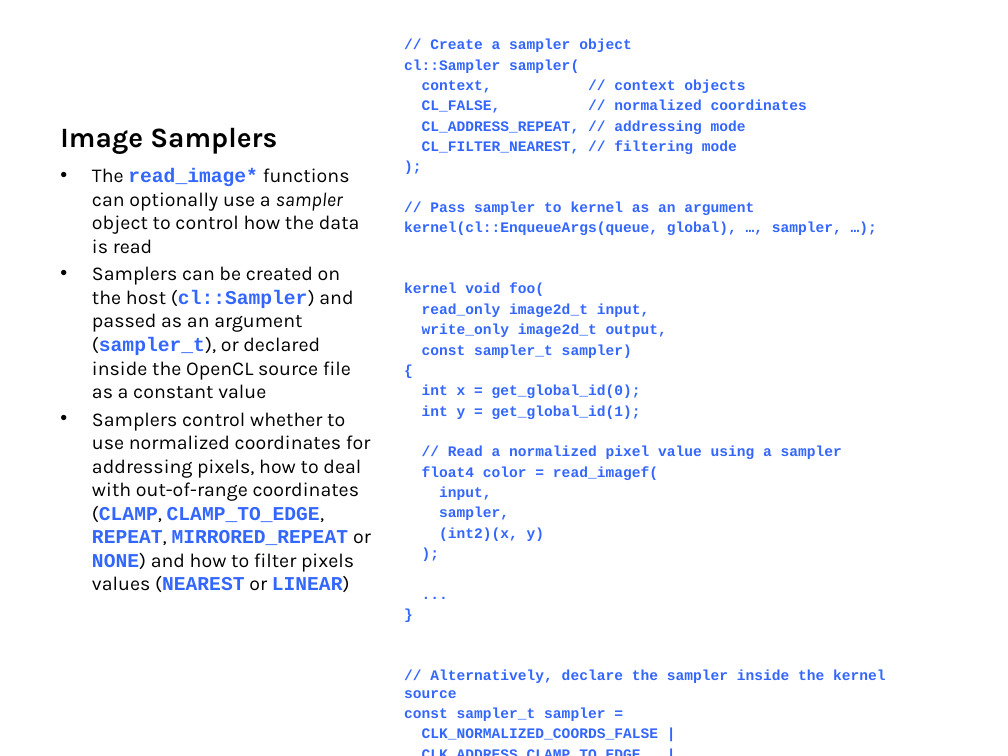
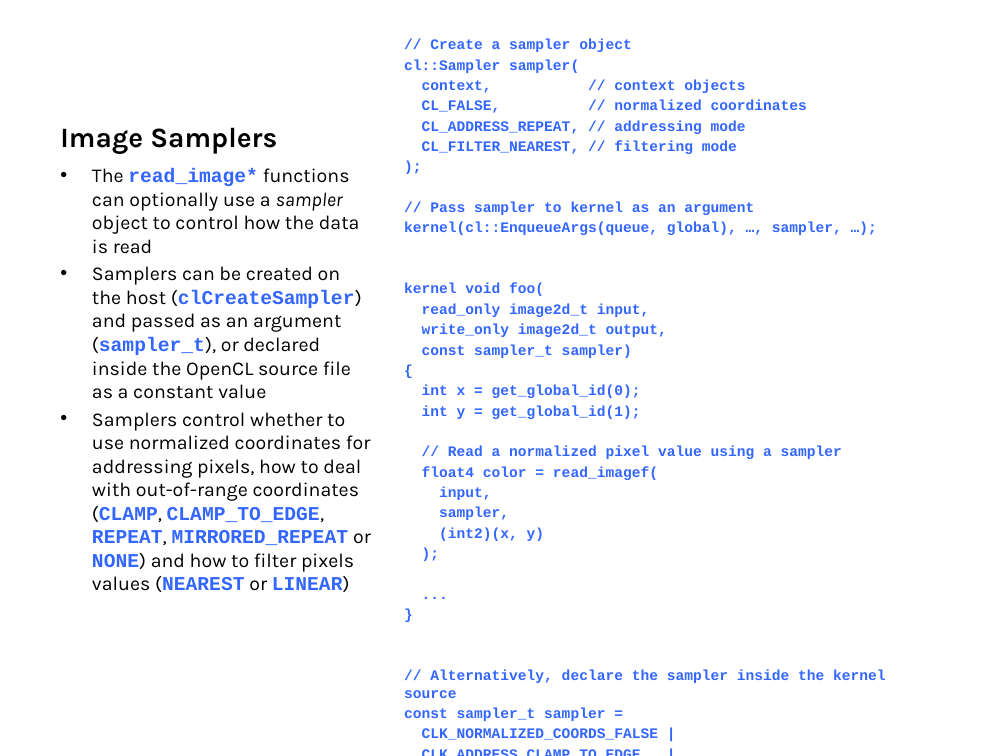
Before and after one commit to UoB-HPC/opencl-training-code, a slide deck: slide 121 of slides/intro_to_OpenCL_Feb_2015_part2.pptx (slide 123 before the commit). Drawn at 1008x756 pixels with LibreOffice and Linux fonts; fonts in the diff are those of the drawing. Boxes give left, top, right and bottom in pixels: in the first picture for what was removed or moved away, otherwise in the second. Text is boxed around its words. In the diff, an @@ line names an element or a change of style, - is before the commit and + after.

```diff
--- a/slides/intro_to_OpenCL_Feb_2015_part2.pptx
+++ b/slides/intro_to_OpenCL_Feb_2015_part2.pptx
@@ text at [92,266,362,399]: text changed @@
-• Samplers can be created on the host (cl::Sampler) and passed as an argument (sampler_t), or declared inside the OpenCL source file as a constant value
+• Samplers can be created on the host (clCreateSampler) and passed as an argument (sampler_t), or declared inside the OpenCL source file as a constant value
```
Also in this commit, not shown: 9 other slides changed, 2 slides removed, 2 other files.
